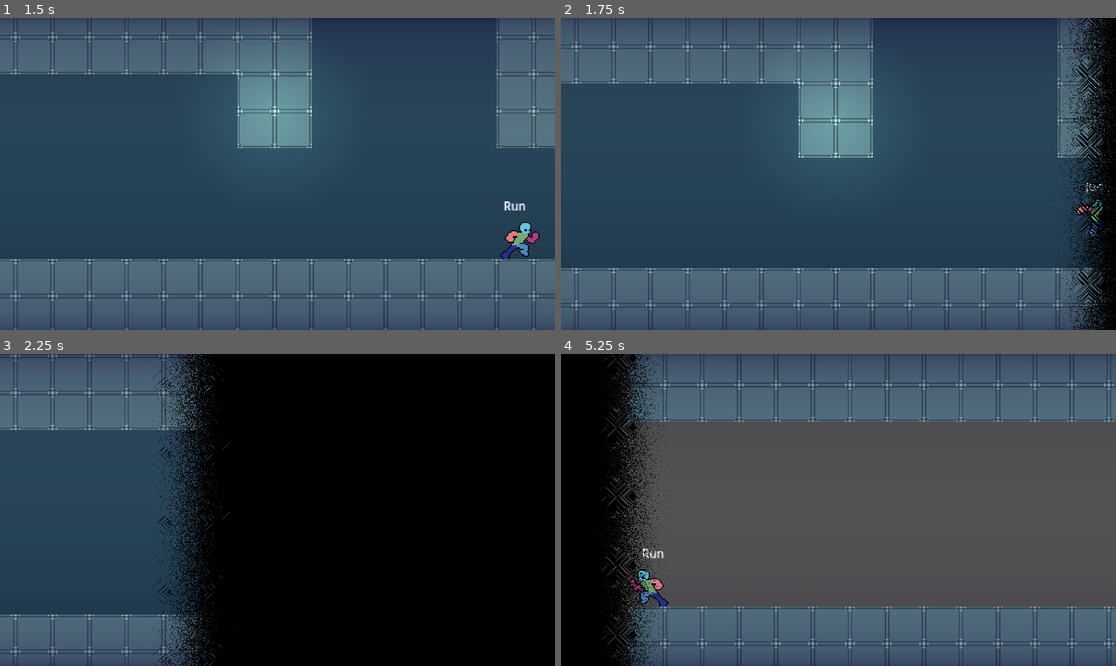
Above: before the commit, frames 1-4 (two rows, left to right).
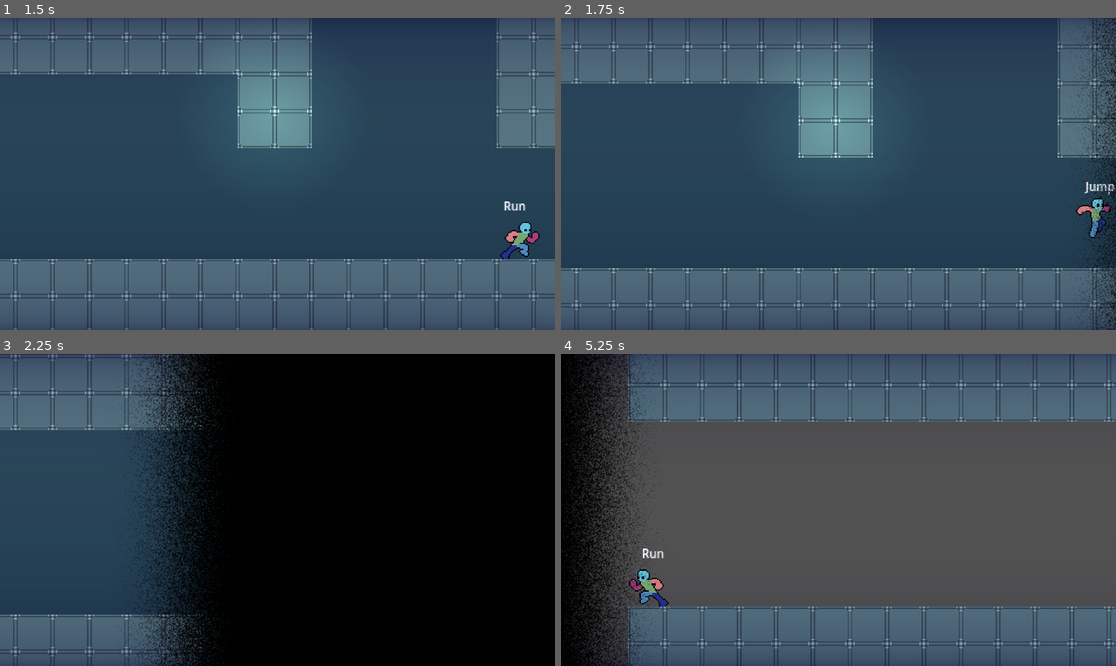
Above: after the commit, the same moments.

Repository: TianJunShi1/harry-forge
Game: Godot game, scene res://main.tscn
The game is run twice, just before and just after one commit, with the same random seed, the same clock (stepped at 60 frames per second) and the same inputs.
Inputs (mouse positions are in pixels of both pictures, inside the frame that each line leads up to):
- Up to frame 1 (1.5 s): move the mouse to (399, 158) at 0.52 s; hold D (right) from 0.53 s (still down); tap E (action) at 0.6 s; tap Space (jump) at 0.77 s; move the mouse to (166, 189) at 1.27 s; tap Shift (run) at 1.35 s
- Up to frame 2 (1.75 s): keep holding D (right); tap Space (jump) at 1.52 s
- Up to frame 3 (2.25 s): move the mouse to (333, 441) at 2.02 s; release D (right) at 2.03 s; hold A (left) from 2.03 s (still down); tap E (action) at 2.1 s
- Up to frame 4 (5.25 s): move the mouse to (810, 572) at 2.77 s; release A (left) at 2.78 s; hold D (right) 2.78-4.28 s; tap Shift (run) at 2.85, 4.35 s; tap Space (jump) at 3.02, 3.77, 4.52 s; move the mouse to (1005, 556) at 3.52 s; tap E (action) at 3.6, 5.1 s; move the mouse to (672, 463) at 4.27 s; hold A (left) 4.28-5.03 s; move the mouse to (866, 510) at 5.02 s; hold D (right) from 5.03 s (still down)

Frame 1 is identical in both runs. In frame 2, 5.7% of the frame differs, in the area x 86-100%, y 0-100%; in frame 3, 6.3%; in frame 4, 7.8%, in the area x 0-21%, y 0-100%.

Commit message:
tweak: 修正溶解参数，消除拉伸感改为块状溶解
shape_scroll 随 TIME 滑动在转场期间产生拉伸；shape_rotation 与 mod
叠加在贴图边界产生撕裂线。两者清零，加宽 width(0.4) 和 feathering(0.4)
使溶解区域内能同时看到足够多噪声块，呈现块状逐渐消融效果。

https://claude.ai/code/session_01Nep7k7bm9abyPcpCngC5Ws

Diff:
--- a/main.gd
+++ b/main.gd
@@ -17,12 +17,12 @@
 	mat.set_shader_parameter(&"node_resolution",  _fade_rect.get_viewport_rect().size)
 	mat.set_shader_parameter(&"shape_texture",    _bake_noise_texture())
 	mat.set_shader_parameter(&"factor",           0.0)
-	mat.set_shader_parameter(&"width",            0.225)
+	mat.set_shader_parameter(&"width",            0.4)
 	mat.set_shader_parameter(&"direction",        0)
-	mat.set_shader_parameter(&"shape_tiling",     8.0)
-	mat.set_shader_parameter(&"shape_rotation",   45.0)
-	mat.set_shader_parameter(&"shape_scroll",     Vector2(0.1, 0.1))
-	mat.set_shader_parameter(&"shape_feathering", 0.0)
+	mat.set_shader_parameter(&"shape_tiling",     5.0)
+	mat.set_shader_parameter(&"shape_rotation",   0.0)   # 旋转+mod 会在贴图边界产生撕裂线
+	mat.set_shader_parameter(&"shape_scroll",     Vector2(0.0, 0.0))  # 滚动造成转场期间拉伸感
+	mat.set_shader_parameter(&"shape_feathering", 0.4)
 	mat.set_shader_parameter(&"shape_treshold",   1.0)
 
 	_fade_rect.material = mat
